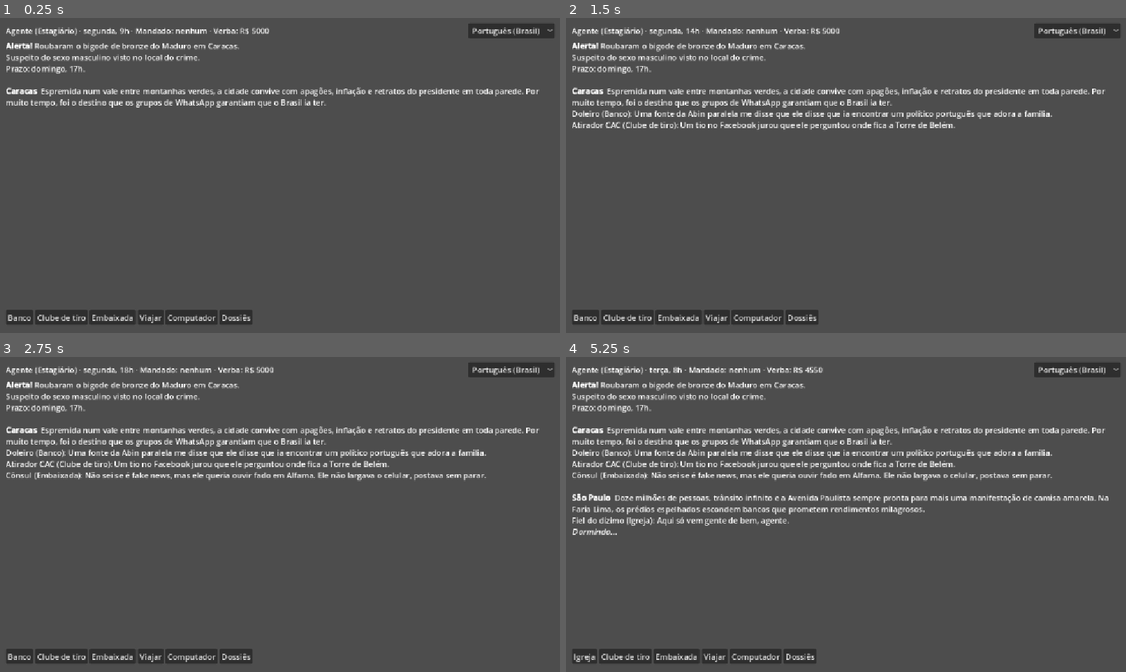
Above: before the commit, frames 1-4 (two rows, left to right).
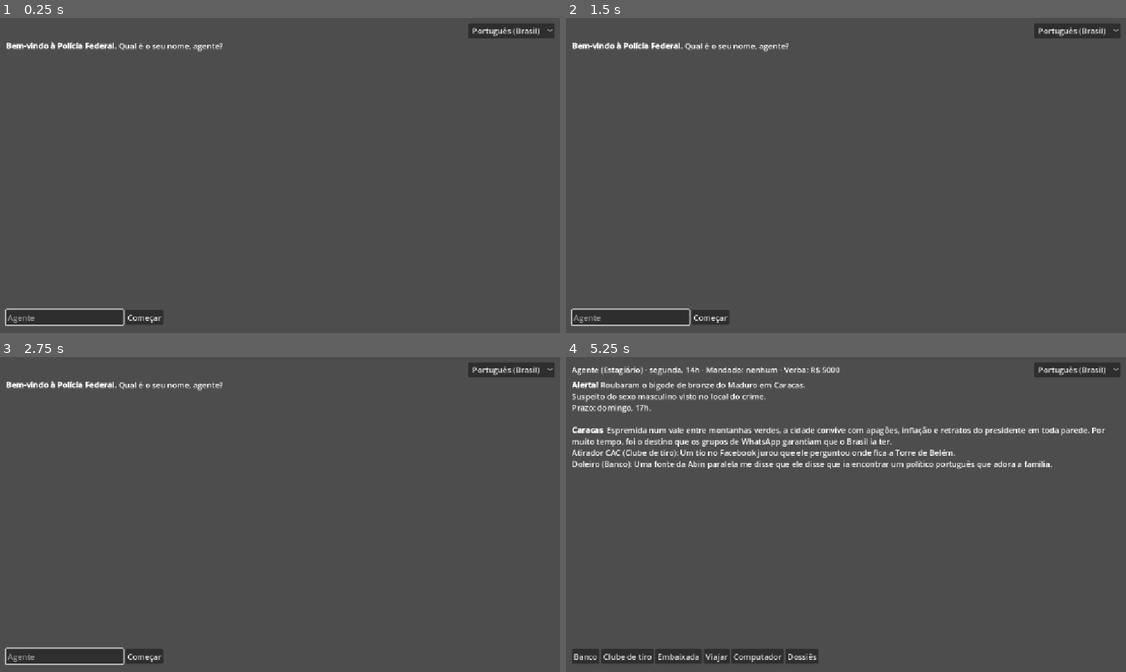
Above: after the commit, the same moments.

Repository: diegommelo/carmen
Game: Godot game, scene res://ui/main.tscn
Two runs of this game, one before a commit and one after it. Both use one fixed random seed, a clock stepped at 60 frames per second and the inputs below.
Inputs (mouse positions are in pixels of both pictures, inside the frame that each line leads up to):
- Up to frame 1 (0.25 s): no input
- Up to frame 2 (1.5 s): click (582, 317) at 0.5 s, where only the run before the commit has a clickable "Banco"; click (627, 317) at 1.25 s, where only the run before the commit has a clickable "Clube de tiro"
- Up to frame 3 (2.75 s): click (112, 656) at 2 s, where only the run before the commit has a clickable "Embaixada"
- Up to frame 4 (5.25 s): click (717, 656) at 2.75 s, where only the run before the commit has a clickable "Viajar"; click "Português (Brasil)" at 3.5 s; click (616, 656) at 4.25 s, where only the run before the commit has a clickable "São Paulo (3h) · R$ 450"; click (582, 656) at 5 s, where only the run before the commit has a clickable "Igreja"

The runs differ from the first frame. In frame 1, 4.6% of the frame differs, in the area x 0-97%, y 2-98%; in frame 2, 6.2%; in frame 3, 6.9%; in frame 4, 6.1%.

Commit message:
Ask for the agent's name on a new career and trim obvious comments
Co-Authored-By: Claude Opus 5.5 <noreply@anthropic.com>

Diff:
--- a/game/core/career.gd
+++ b/game/core/career.gd
@@ -10,7 +10,7 @@
 	return {"name": agent_name, "cases": 0, "rank": 0, "caught": []}
 
 
-## Lê a carreira salva. Sem arquivo (ou com arquivo estragado), devolve {}.
+## Sem arquivo (ou com arquivo estragado), devolve {}.
 static func load_saved(path: String = PATH) -> Dictionary:
 	if not FileAccess.file_exists(path):
 		return {}
--- a/game/core/case_session.gd
+++ b/game/core/case_session.gd
@@ -11,7 +11,6 @@
 const NO_WARRANT := "no_warrant"
 const WRONG_WARRANT := "wrong_warrant"
 const ARRESTED := "arrested"
-## A verba acabou e não dá para comprar nenhuma passagem.
 const OUT_OF_MONEY := "out_of_money"
 ## Lista de pistas da cidade que qualquer tipo de local pode dar.
 const ANY_CLUES := "any"
@@ -39,7 +38,6 @@
 var arrival_index: int
 var outcome: String = ONGOING
 var promoted: bool = false
-## O caso terminou com a prisão do chefe.
 var boss_arrested: bool = false
 var warrant_id: String = ""
 ## Verba que sobra para passagens; -1 quando o pacote não usa dinheiro.
@@ -61,7 +59,6 @@
 	rng = MscRng.new(seed)
 
 
-## Começa um caso novo para o detetive {name, cases, rank, caught}.
 func start(agent: Dictionary) -> void:
 	detective = agent
 	if not detective.has("caught"):
@@ -88,7 +85,6 @@
 	_arrive(crime_city)
 
 
-## Troca o idioma dos textos, inclusive no meio do caso.
 ## O alvo é sorteado entre os comparsas que o detetive ainda não prendeu; o original
 ## repetia. Com todos presos (ou com `boss_after_cases` casos), o alvo é o chefe.
 func _pick_suspect() -> Dictionary:
@@ -136,7 +132,6 @@
 	return mini(d / int(t.distance_per_hour) + int(t.base_hours), int(t.max_hours))
 
 
-## Preço da passagem para `to_city`: `rules.money.ticket_per_hour` por hora de voo.
 ## 0 quando o pacote não usa dinheiro.
 func ticket_price(to_city: String) -> int:
 	if budget < 0:
@@ -182,7 +177,6 @@
 	return true
 
 
-## Interroga a testemunha do local `slot` (0..2).
 ## Devolve {witness, text, hours, slept, event}, onde event é "", "danger", "henchman" ou "capture".
 func investigate(slot: int) -> Dictionary:
 	assert(outcome == ONGOING, "o caso já terminou")
@@ -258,7 +252,6 @@
 		places.append({"type": chosen.id, "witness": rng.index(chosen.witnesses), "statement": _statement(chosen, there)})
 
 
-## Sorteia a fala da testemunha e devolve a receita dela.
 func _statement(type: Dictionary, there: Dictionary) -> Dictionary:
 	var texts := pack.texts
 	if is_final_city():
@@ -310,7 +303,6 @@
 	return "%s/%s/%d" % [city_id, clue[0], clue[1]]
 
 
-## Monta o texto de uma receita no idioma atual do pacote.
 func _render(recipe: Dictionary) -> String:
 	var texts := pack.texts
 	var text: String
--- a/game/core/msc_rng.gd
+++ b/game/core/msc_rng.gd
@@ -23,6 +23,5 @@
 	return items[index(items)]
 
 
-## Índice aleatório de um Array não vazio.
 func index(items: Array) -> int:
 	return roll(items.size() - 1)
--- a/game/i18n/ui.csv
+++ b/game/i18n/ui.csv
@@ -42,3 +42,5 @@
 STATUS_BUDGET," · Budget: %s"," · Verba: %s"
 MONEY_FMT,R$ %d,R$ %d
 OUTCOME_MONEY,The operation ran out of money for tickets. %s got away.,A verba da operação acabou e não dá para comprar passagem. %s escapou.
+ASK_NAME,"[b]Welcome to the Federal Police.[/b] What is your name, agent?","[b]Bem-vindo à Polícia Federal.[/b] Qual é o seu nome, agente?"
+BTN_START,Start,Começar
--- a/game/tests/balance_sim.gd
+++ b/game/tests/balance_sim.gd
@@ -1,9 +1,10 @@
 extends SceneTree
 ## Simulação de balanceamento da paródia. Rodar com:
 ##   godot --headless --path game -s res://tests/balance_sim.gd -- 0,0.4 4,0.4
-## Cada argumento é "patente,taxa_de_voo_errado[,verba]"; sem verba vale a do pacote. O agente simulado investiga os três
-## locais de cada cidade da rota, emite o mandado assim que os traços ouvidos bastam
-## e, com a taxa dada, voa antes para uma cidade errada e volta.
+## Cada argumento é "patente,taxa_de_voo_errado[,verba]"; sem verba vale a do pacote.
+## O agente simulado investiga os três locais de cada cidade da rota, emite o mandado
+## assim que os traços ouvidos bastam e, com a taxa dada, voa antes para uma cidade
+## errada e volta.
 
 const PACK_DIR := "res://content/parody"
 const CASES := 1000
--- a/game/tests/run_tests.gd
+++ b/game/tests/run_tests.gd
@@ -313,7 +313,6 @@
 			check(list == CaseSession.ANY_CLUES or pack._types_by_id.has(list), "%s: %s tem pistas de tipo desconhecido %s" % [where, c.id, list])
 
 
-## O pacote da paródia, que é o que o jogo carrega.
 func _test_parody() -> void:
 	var pack := ContentPack.load_dir(PARODY_DIR)
 	check(pack.missing_translations().is_empty(), "paródia: textos sem tradução: %s" % [pack.missing_translations()])
@@ -407,7 +406,6 @@
 	check(counts[1.0] > 20 and counts[0.0] * 10 < counts[1.0], "fator 0 quase zera as pistas de traço: %s" % [counts])
 
 
-## Pacote sem `rules.money`: passagem de graça e sem verba.
 func _test_no_money(pack: ContentPack) -> void:
 	var s := CaseSession.new(pack, 4)
 	s.start({"name": "Teste", "cases": 0, "rank": 0})
@@ -415,8 +413,6 @@
 	check(s.travel(s.next_city).price == 0 and s.budget == -1, "voo sem custo")
 
 
-## A passagem custa `ticket_per_hour` por hora e sai da verba; sem verba para nenhum voo
-## o caso acaba.
 func _test_money(pack: ContentPack) -> void:
 	var s := CaseSession.new(pack, 4)
 	s.start({"name": "Teste", "cases": 0, "rank": 0})
--- a/game/ui/main.gd
+++ b/game/ui/main.gd
@@ -3,7 +3,6 @@
 ## Os textos da tela vêm de i18n/ui.csv (tr) e os do jogo vêm do pacote de conteúdo.
 
 const PACK_DIR := "res://content/parody"
-## Idiomas oferecidos no seletor, na ordem em que aparecem.
 const LANGUAGES := {"pt_BR": "Português (Brasil)", "en": "English"}
 
 var pack: ContentPack
@@ -23,8 +22,9 @@
 	_build_layout()
 	detective = Career.load_saved()
 	if detective.is_empty():
-		detective = Career.fresh(tr("DEFAULT_AGENT"))
-	elif detective.cases > 0:
+		_ask_name()
+		return
+	if detective.cases > 0:
 		_say(tr("CAREER_RESUMED") % [detective.name, detective.cases])
 	_new_case()
 
@@ -64,6 +64,9 @@
 func _on_language_selected(index: int) -> void:
 	var code: String = _language.get_item_metadata(index)
 	TranslationServer.set_locale(code)
+	if session == null:
+		_show_name_prompt()
+		return
 	session.set_language(code)
 	# O que já está no registro fica como estava; a cidade é mostrada de novo no idioma novo.
 	if session.outcome == CaseSession.ONGOING:
@@ -72,9 +75,32 @@
 		_show_main_actions()
 
 
+func _ask_name() -> void:
+	session = null
+	_status.text = ""
+	_say(tr("ASK_NAME"))
+	_show_name_prompt()
+
+
+func _show_name_prompt() -> void:
+	_clear_actions()
+	var field := LineEdit.new()
+	field.placeholder_text = tr("DEFAULT_AGENT")
+	field.custom_minimum_size.x = 240
+	field.text_submitted.connect(func(_text): _on_name_entered(field))
+	_actions.add_child(field)
+	_button(tr("BTN_START"), _on_name_entered.bind(field))
+	field.grab_focus.call_deferred()
+
+
+func _on_name_entered(field: LineEdit) -> void:
+	var agent_name := field.text.strip_edges()
+	detective = Career.fresh(agent_name if agent_name != "" else tr("DEFAULT_AGENT"))
+	Career.save(detective)
+	_on_new_case()
+
+
 func _new_case() -> void:
-	if detective.name == "":
-		detective.name = tr("DEFAULT_AGENT")
 	session = CaseSession.new(pack, randi())
 	session.start(detective)
 	_marks.clear()
@@ -92,8 +118,8 @@
 
 func _on_new_career() -> void:
 	Career.erase()
-	detective = Career.fresh(tr("DEFAULT_AGENT"))
-	_on_new_case()
+	_log.clear()
+	_ask_name()
 
 
 func _sex_name() -> String:
